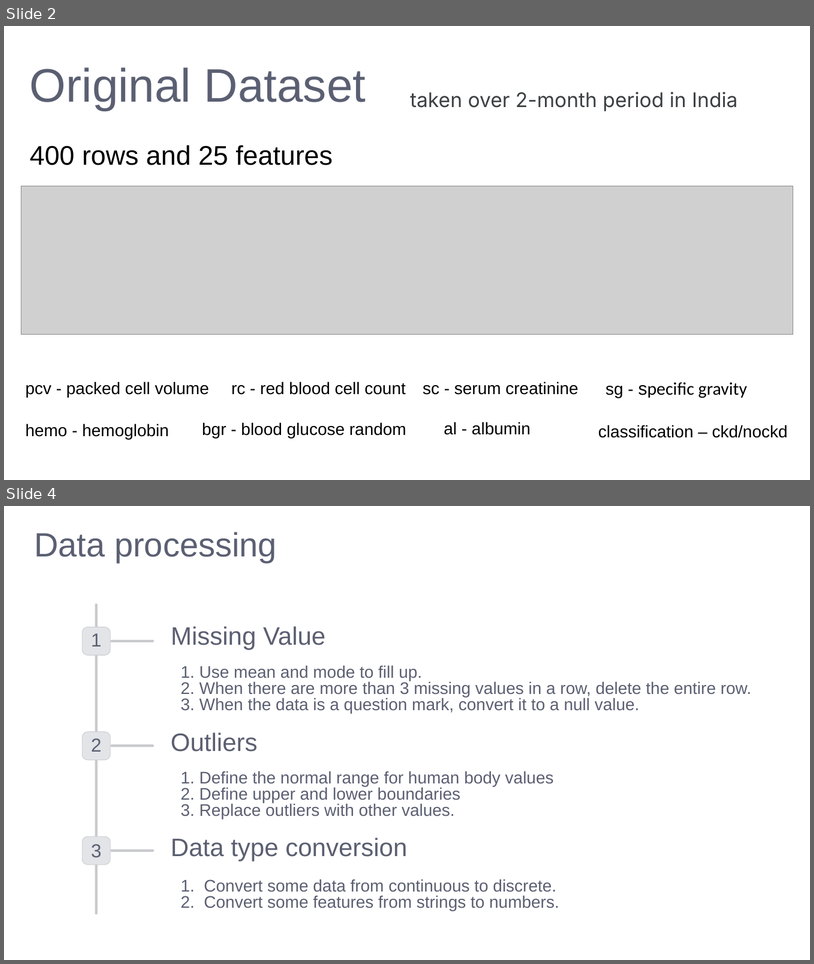
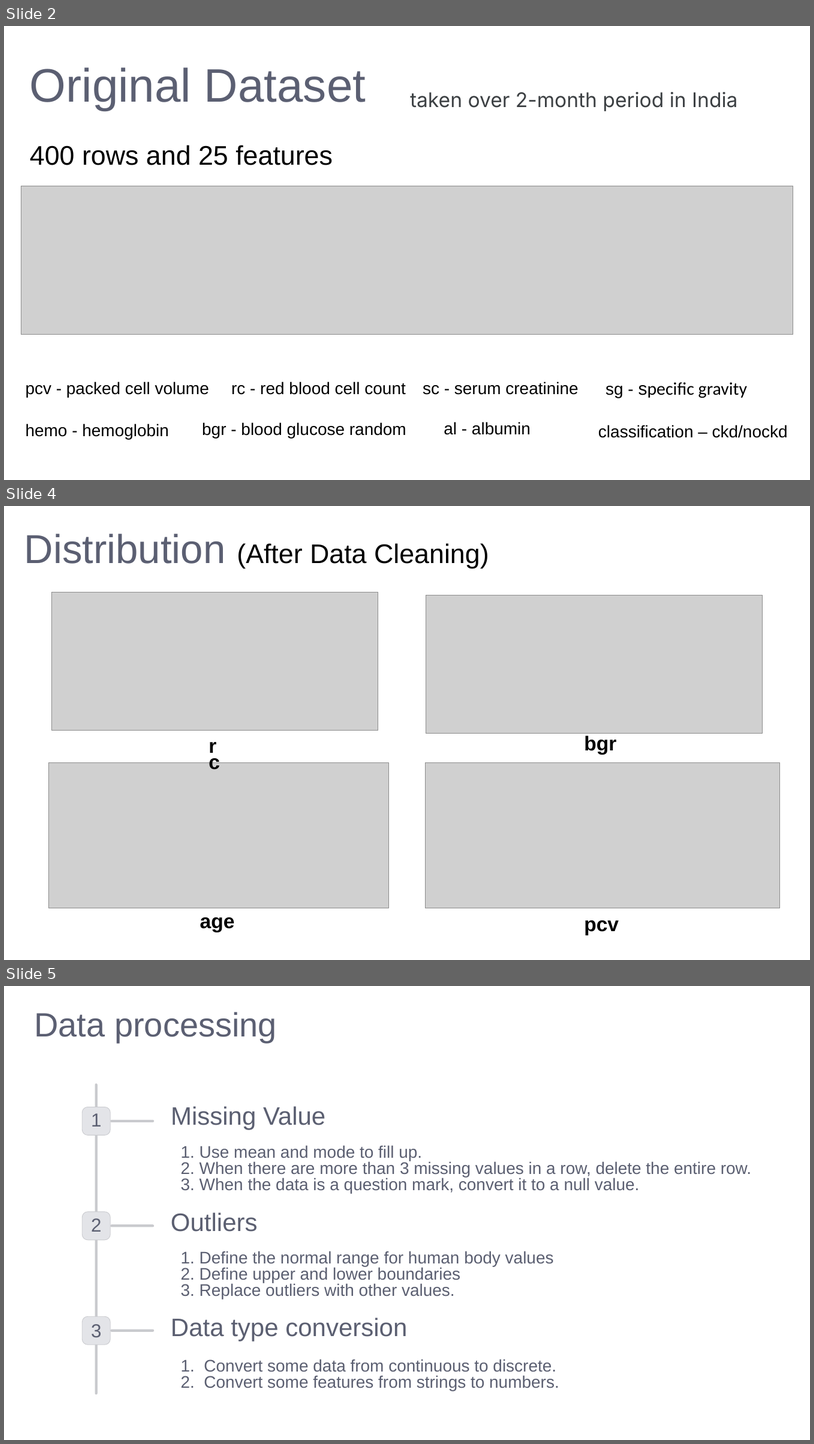
Before and after one commit to LeeMoofon0222/Vizuro_Intern, a slide deck: ckd_process/kidney_disease.pptx. Shown one above the other, each under a label of ours: slides 2 and 4 before the commit, slides 2, 4 and 5 after it; the slides between them are not shown. The pictures are 814x964 and 814x1444 pixels, drawn with LibreOffice and Linux fonts; fonts in the diff are those of the drawing; grey boxes stand for pictures; background and template pictures are left out. Boxes give left, top, right and bottom in pixels: in the first picture for what was removed or moved away, otherwise in the second. Text is boxed around its words. In the diff, an @@ line names an element or a change of style, - is before the commit and + after.

```diff
--- a/ckd_process/kidney_disease.pptx
+++ b/ckd_process/kidney_disease.pptx
@@ slide 4 added at [4,506,810,960], background picture (left out) @@
@@ text added at [24,534,489,568], 48 pt, text #000000 @@
+Distribution (After Data Cleaning)
@@ picture added at [51,592,378,730] @@
@@ picture added at [426,595,763,733] @@
@@ text added at [584,735,617,754], 36 pt, text #000000, bold @@
+  bgr
@@ text added at [199,741,226,757], 36 pt, text #000000, bold @@
+  rc
@@ picture added at [48,762,389,907] @@
@@ picture added at [426,762,780,907] @@
@@ text added at [200,917,235,931], 36 pt, text #000000, bold @@
+  age
@@ text added at [584,920,619,934], 36 pt, text #000000, bold @@
+  pcv
@@ what was slide 4 is now slide 5 @@
```
Also in this commit, not shown: 2 slides changed, 8 other slides added, 2 slides removed, 23 other files.
